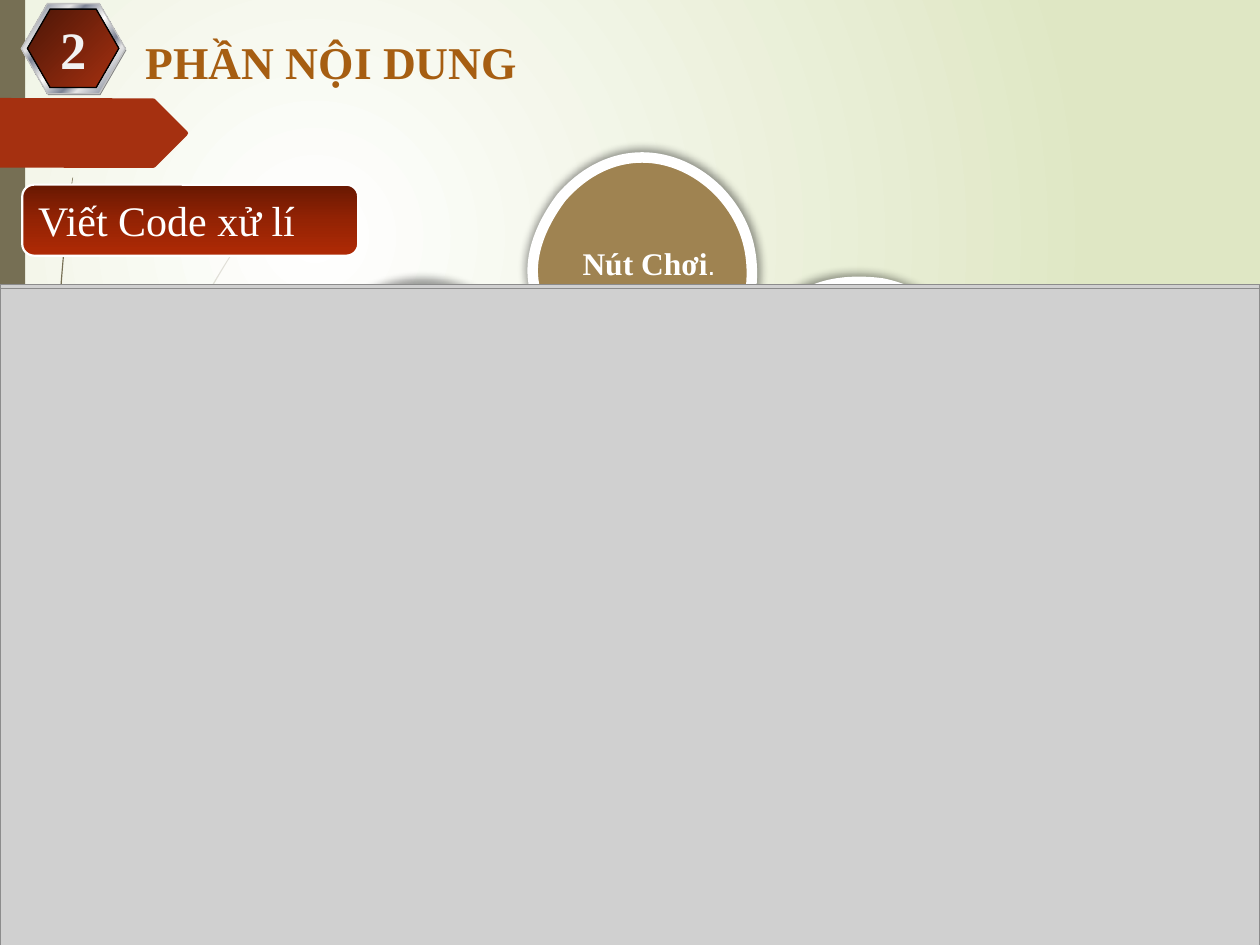
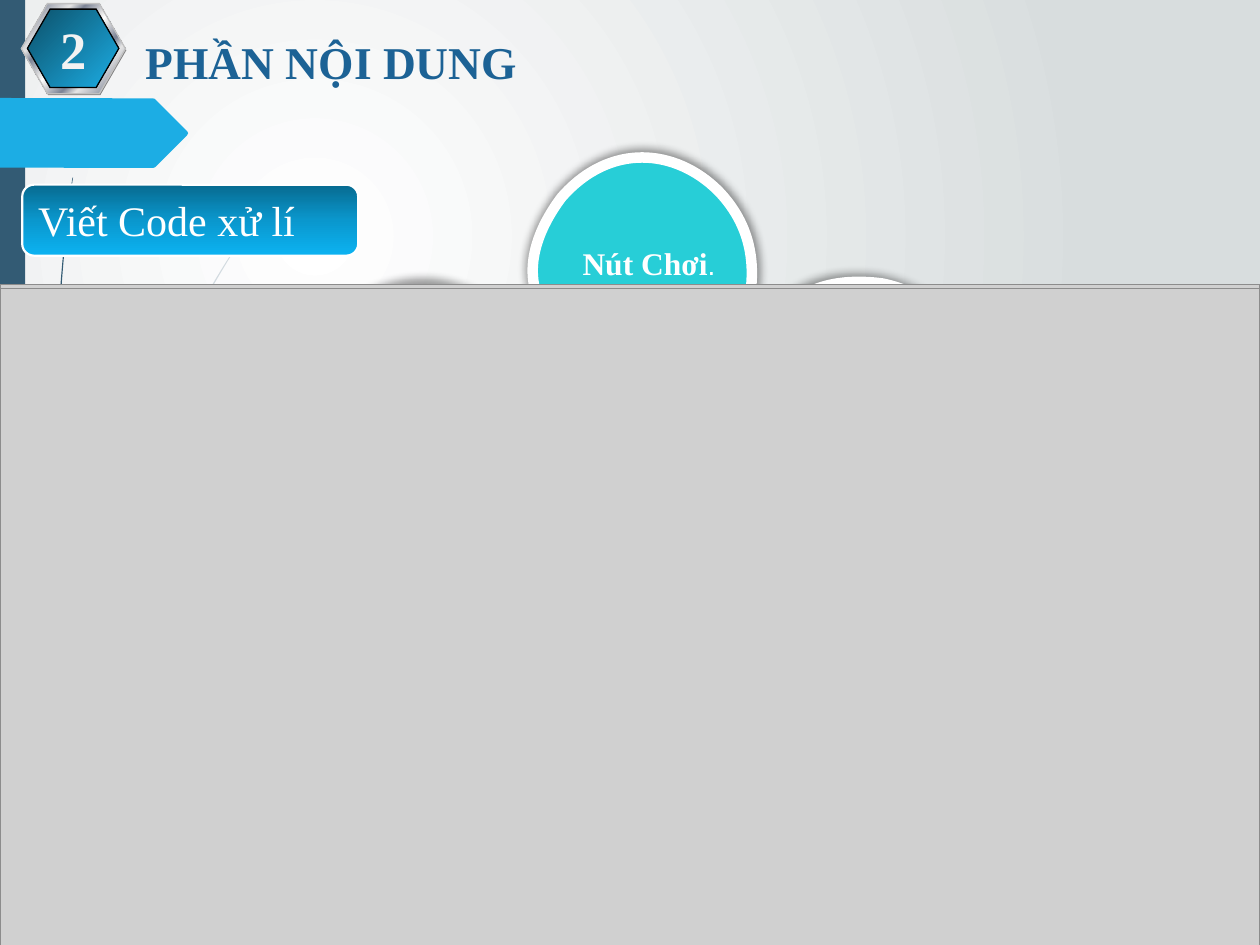
Before and after one commit to NguyenThanhNhuJS99/ThapHaNoi, a slide deck: slide 8 of BaoCaoDoAn.pptx. Drawn at 1260x945 pixels with LibreOffice and Linux fonts; fonts in the diff are those of the drawing; grey boxes stand for pictures. Boxes give left, top, right and bottom in pixels: in the first picture for what was removed or moved away, otherwise in the second. Text is boxed around its words. In the diff, an @@ line names an element or a change of style, - is before the commit and + after.

```diff
--- a/BaoCaoDoAn.pptx
+++ b/BaoCaoDoAn.pptx
@@ background gradient #FFFFFF to #DFE8C4 to gradient #FFFFFF to #D7DDE0 @@
@@ hexagon "2" at (28, 9, 120, 87): fill gradient #76220B to #A53010 to gradient #147CA3 to #1CADE4 @@
@@ text "PHẦN NỘI DUNG" at (146, 44, 517, 88): text colour #A65E12 to #1D6294 @@
@@ freeform shape at (0, 98, 188, 169): fill #A53010 to #1CADE4 @@
@@ fill #766F54 to #335B74 in 3 elements at (3, 0, 59, 606), (0, 0, 25, 945), (53, 178, 73, 595) @@
@@ freeform shape at (533, 158, 752, 515): fill #9F8351 to #27CED7 @@
@@ rounded rectangle "Viết Code xử lí" at (23, 185, 359, 256): fill gradient #681903 to #952304 to #B02A05 to gradient #086A90 to #0B98CD to #0DB4F3 @@
@@ freeform shape at (74, 193, 273, 751): fill #766F54 at 20% opacity to #335B74 at 20% opacity @@
@@ freeform shape at (592, 239, 1011, 605): fill #DE7E18 to #2683C6 @@
@@ freeform shape at (271, 250, 690, 612): fill #A53010 to #1CADE4 @@
```
Also in this commit, not shown: 11 other slides changed, 1 slide added, 1 slide removed, 4 other files.
